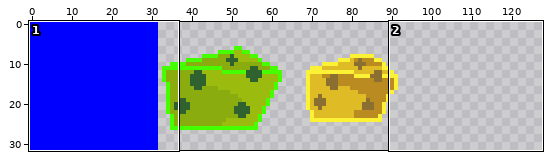
Two versions of one sprite sheet, Assets/textures/Tiles.png. Above, an overview of the earlier version with the close-up marked.
Close-up. Before:
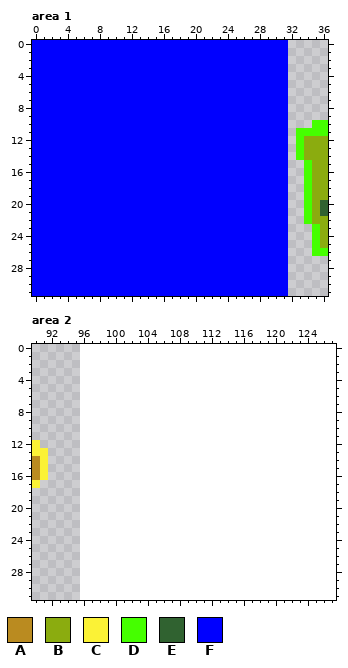
The file is 96x32 pixels. Shown: area 1: x 0..36, y 0..31; area 2: x 90..127, y 0..31. The old version is drawn lined up with the new one, on the new canvas.
Palette (. is transparent): A #ba8b20  B #8bac0f  C #fbf236  D #45ff00  E #306230  F #0000ff
And afterwards:
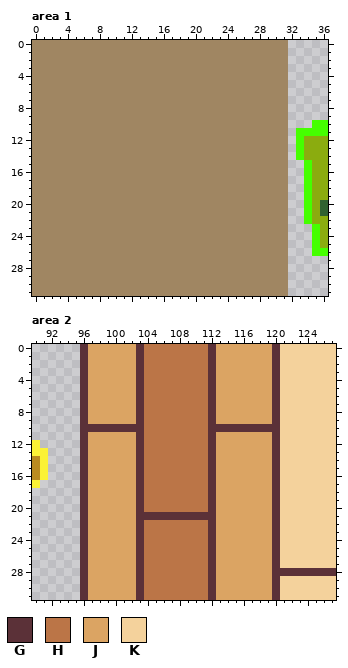
Colours new in this view: G #5b3138  H #bb7547  J #dba463  K #f4d29c
Difference:
canvas 96x32 -> 128x32
Colour F changes from #0000ff to #a08662.
Area 2:
The author put colour G in rows 0 to 9 at x 96, 103, 112 and 120; in row 10 at x 96 to 103 and 112 to 120; in rows 11 to 20 at x 96, 103, 112 and 120; in row 21 at x 96, 103 to 112 and 120; in rows 22 to 27 at x 96, 103, 112 and 120; in row 28 at x 96, 103, 112 and 120 to 127.
The author put colour G in rows 29 to 31 at x 96, 103, 112 and 120.
The author put colour H in rows 0 to 20 at x 104 to 111; in rows 22 to 31 at x 104 to 111.
The author put colour J in rows 0 to 9 at x 97 to 102 and 113 to 119; in rows 11 to 31 at x 97 to 102 and 113 to 119.
The author put colour K in rows 0 to 27 at x 121 to 127; in rows 29 to 31 at x 121 to 127.
